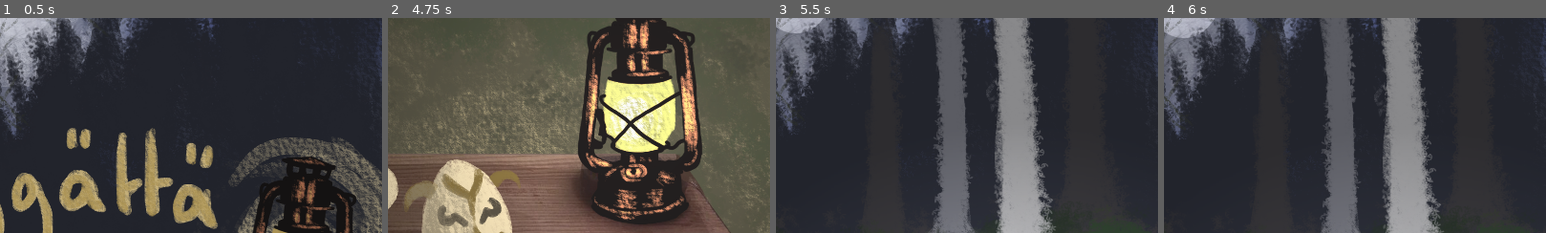
Above: before the commit, frames 1-4 (left to right).
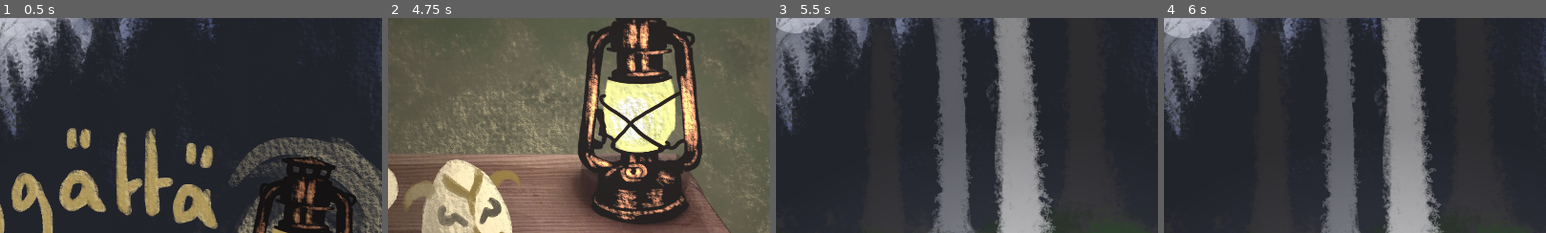
Above: after the commit, the same moments.

Repository: serrureriehurluberlesque/GGJ2026
Game: Godot game, scene res://scenes/main/main.tscn
Two runs of this game, one before a commit and one after it. Both use one fixed random seed, a clock stepped at 60 frames per second and the inputs below. The engine's default icon, where the game draws it, is replaced by a stand-in: a white triangle on a blue panel in a dark square.
Inputs (mouse positions are % of the whole screen's width and height, from its top left):
- Up to frame 1 (0.5 s): no input
- Up to frame 2 (4.75 s): tap Enter at 0.5, 2, 3.5 s; move the mouse to (72, 45) at 0.52 s; hold Up (ui_up) 0.53-1.28 s; hold E (activate) 0.53-1.28 s; click (72, 45) at 0.67 s; tap Space at 1.25, 2.75 s; move the mouse to (30, 55) at 1.27 s; hold Down (ui_down) 1.28-2.03 s; tap E (activate) at 1.35, 2.3, 2.85, 4.55 s; move the mouse to (60, 28) at 2.02 s; press the mouse at (60, 28) at 2.03 s; hold Up (ui_up) 2.03-3.53 s; move the mouse to (45, 70) at 2.77 s; release the mouse at (45, 70) at 2.78 s; click (45, 70) at 2.92 s; move the mouse to (80, 65) at 3.52 s; hold E (activate) 3.53-4.28 s; hold Down (ui_down) from 3.53 s (still down); move the mouse to (60, 67) at 4.27 s; click (60, 67) at 4.35 s
- Up to frame 3 (5.5 s): keep holding Down (ui_down); move the mouse to (40, 65) at 5.02 s; hold E (activate) from 5.03 s (still down); click (40, 65) at 5.17 s
- Up to frame 4 (6 s): move the mouse to (35, 25) at 5.77 s; release Down (ui_down) at 5.78 s; release E (activate) at 5.78 s; hold Up (ui_up) from 5.78 s (still down); tap E (activate) at 5.85 s
The pictures show only the part of the screen within x 50-100%, y 17-67%; the shares and areas given below are measured in that part.

Frame 1 is identical in both runs. In frame 2, 0.4% of the frame differs, in the area x 52-81%, y 10-90%; in frame 3, less than 0.1%; in frame 4, less than 0.1%.

Commit message:
light timer off

Diff:
--- a/ggj2026/scenes/main/main.gd
+++ b/ggj2026/scenes/main/main.gd
@@ -9,6 +9,9 @@
 var TRANS_TIME = 0.5
 var CAMERA_UP = Vector2(WIDTH*0.5, HEIGHT*0.5)
 var CAMERA_DOWN = Vector2(WIDTH*0.5, HEIGHT*1.5)
+
+var LIGHT_OFF_MIN = 30.0 # sec
+var LIGHT_OFF_MAX = 60.0 # sec
 
 # State variables
 var camera_pos = "up"
@@ -30,9 +33,12 @@
 	$Camera/TransTimer.wait_time = TRANS_TIME
 	$Camera/MaskOn.position = Vector2(0.0, 2*HEIGHT)
 
+	%Light/Timer.wait_time = randf_range(LIGHT_OFF_MIN, LIGHT_OFF_MAX)
+	%Light/Timer.start()
+
 func intro() -> void:
 	$menu_25.hide()
-	$PointLight2D.enabled = true
+	%Light/LightSource.enabled = true
 	await get_tree().create_timer(2.0).timeout
 	$AnimationPlayer.play("intro")
 
@@ -67,11 +73,7 @@
 				camera_pos = "up"
 				send_visibility_to_monsters()
 			elif event.is_action_pressed("activate"):
-				# Switch light
-				light_on = !light_on
-				%bg_light.modulate = Color("#fff") if light_on else Color("#3b3b3b")
-				$PointLight2D.enabled = light_on
-				send_visibility_to_monsters()
+				switch_light()
 
 		if mask_on and event.is_action_pressed("click") and not $AnimationPlayer.is_playing():
 			# Remove mask
@@ -82,6 +84,15 @@
 	mask_on = 0
 	send_visibility_to_monsters()
 	$Monsters.update_masks(mask_on)
+
+func switch_light(force_off=false):
+	if force_off and not light_on:
+		return
+
+	light_on = !light_on
+	%bg_light.modulate = Color("#fff") if light_on else Color("#3b3b3b")
+	%Light/LightSource.enabled = light_on
+	send_visibility_to_monsters()
 
 func camera_trans(new_pos):
 	create_tween().set_trans(Tween.TRANS_SINE).tween_property($Camera, "position", new_pos, TRANS_TIME)
@@ -103,6 +114,7 @@
 			$Monsters.update_masks(mask_on)
 			send_visibility_to_monsters()
 
+
 func _on_trans_timer_timeout() -> void:
 	if $Camera.position == CAMERA_DOWN:
 		camera_pos = "down"
@@ -112,3 +124,9 @@
 func _on_monsters_gotcha(type: int) -> void:
 	Global.type = type
 	get_tree().change_scene_to_file("res://scenes/end/end.tscn")
+
+
+func _on_light_timer_timeout() -> void:
+	switch_light(true)
+	%Light/Timer.wait_time = randf_range(LIGHT_OFF_MIN, LIGHT_OFF_MAX)
+	%Light/Timer.start()
--- a/ggj2026/scenes/main/main.tscn
+++ b/ggj2026/scenes/main/main.tscn
@@ -186,13 +186,18 @@
 [node name="AnimationPlayerIntro" type="AnimationPlayer" parent="." unique_id=501664215]
 libraries/ = SubResource("AnimationLibrary_hujxm")
 
-[node name="PointLight2D" type="PointLight2D" parent="." unique_id=1276321656]
+[node name="Light" type="Node" parent="." unique_id=1401377988]
+unique_name_in_owner = true
+
+[node name="LightSource" type="PointLight2D" parent="Light" unique_id=1276321656]
 position = Vector2(1576, 1506.9999)
 scale = Vector2(8.246094, 8.246094)
 enabled = false
 texture = ExtResource("13_th5th")
 script = ExtResource("14_7smn1")
 
+[node name="Timer" type="Timer" parent="Light" unique_id=185221228]
+
 [node name="menu_25" type="TextureRect" parent="." unique_id=2035129078]
 unique_name_in_owner = true
 visible = false
@@ -211,3 +216,4 @@
 [connection signal="mask_chosen" from="Background/bg_light/Masks/mask_1" to="." method="_on_mask_chosen"]
 [connection signal="gotcha" from="Monsters" to="." method="_on_monsters_gotcha"]
 [connection signal="timeout" from="Camera/TransTimer" to="." method="_on_trans_timer_timeout"]
+[connection signal="timeout" from="Light/Timer" to="." method="_on_light_timer_timeout"]
